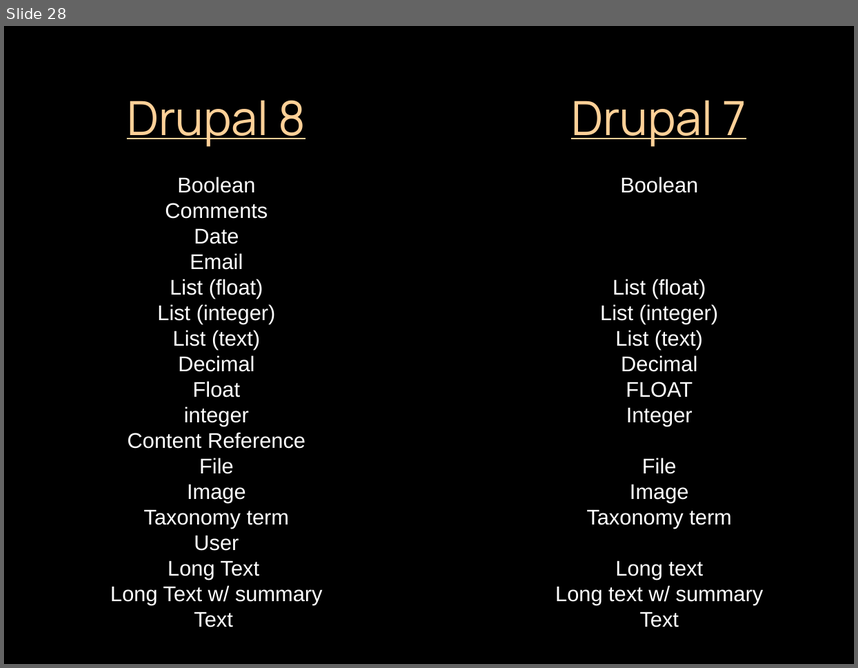
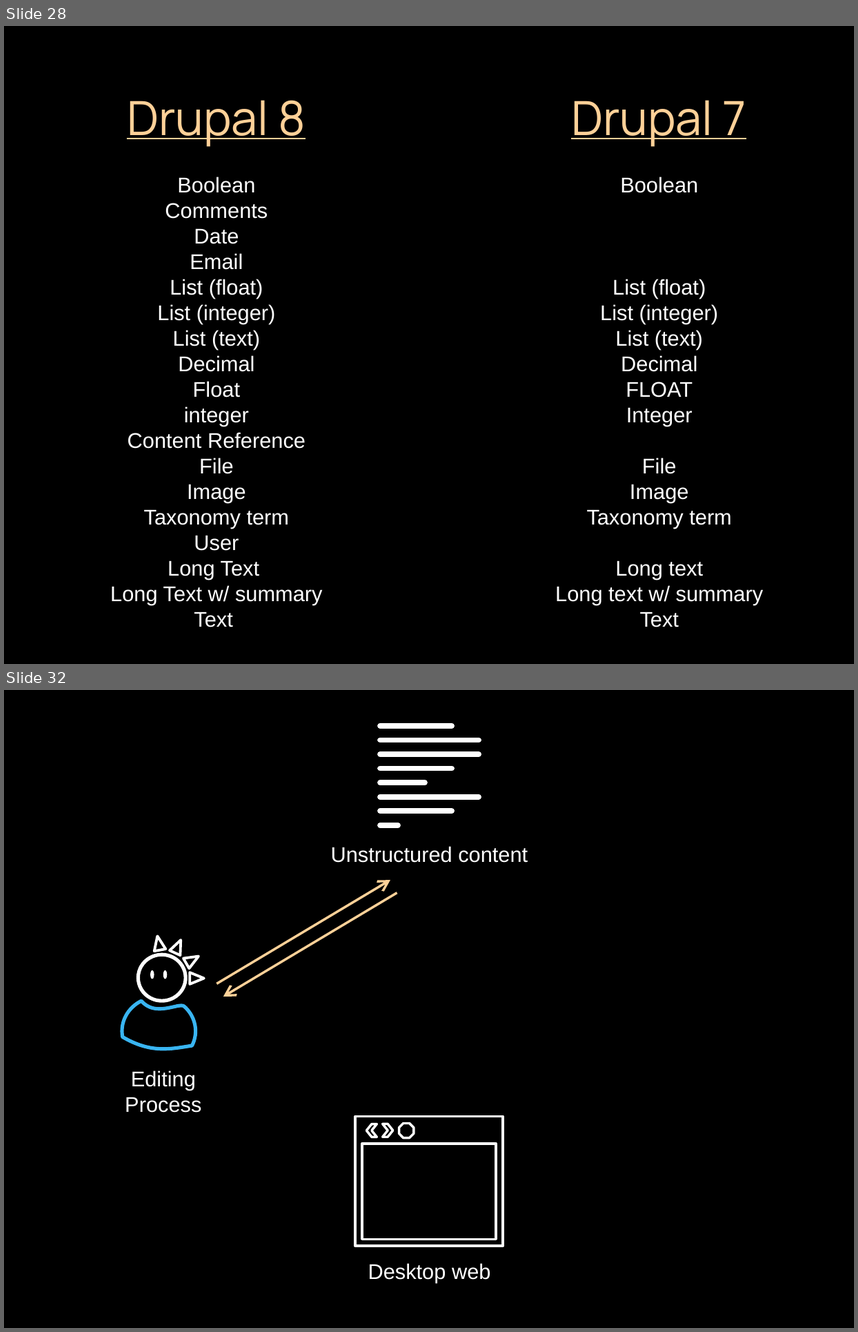
Before and after one commit to socketwench/introToContentTypes, a slide deck: src/introToContentTypes.pptx. Shown one above the other, each under a label of ours: slide 28 before the commit, slides 28 and 32 after it; the slides between them are not shown. The pictures are 858x668 and 858x1332 pixels, drawn with LibreOffice and Linux fonts; fonts in the diff are those of the drawing. Boxes give left, top, right and bottom in pixels: in the first picture for what was removed or moved away, otherwise in the second. Text is boxed around its words. In the diff, an @@ line names an element or a change of style, - is before the commit and + after.

Commit message:
Added most of Why Structure Content section.

```diff
--- a/src/introToContentTypes.pptx
+++ b/src/introToContentTypes.pptx
@@ slide 32 added at [4,690,854,1328], background #000000 @@
@@ group added at [380,726,479,825]: 8 lines @@
@@ text added at [331,846,528,862], 18 pt, text #FFFFFF @@
+Unstructured content
@@ arrow added from (217, 983) to (391, 880), #FFD198 2 pt @@
@@ arrow added from (397, 892) to (223, 996), #FFD198 2 pt @@
@@ group added at [122,935,204,1049]: 4 triangles, 3 ellipses, 1 freeform shape @@
@@ text added at [125,1070,201,1112], 18 pt, text #FFFFFF @@
+Editing
+Process
@@ group added at [355,1116,503,1245]: 2 rectangles, 2 chevrons, 1 octagon @@
@@ text added at [368,1263,490,1282], 18 pt, text #FFFFFF @@
+Desktop web
```
Also in this commit, not shown: 1 slide changed, 19 other slides added, 15 other files.
